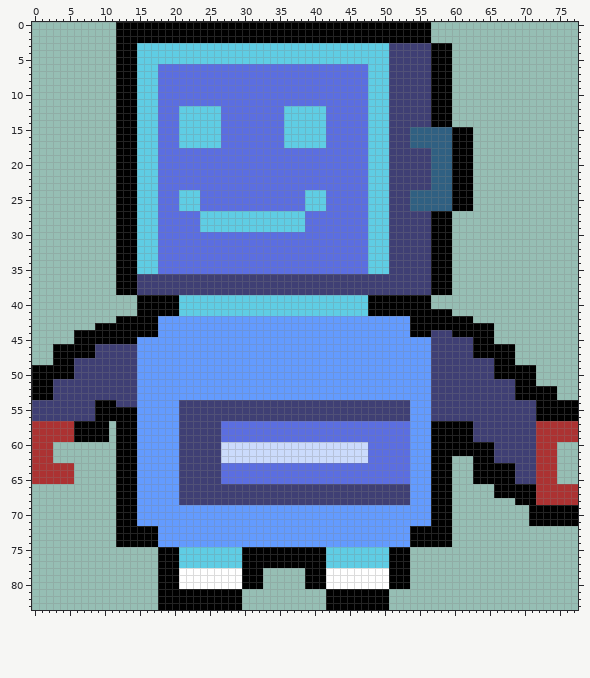
Two states of a pixel-art file, Game_Jam/Content/player.ase. Above, as it was before the edit.
78x84 pixels, 1 frame.
And afterwards:
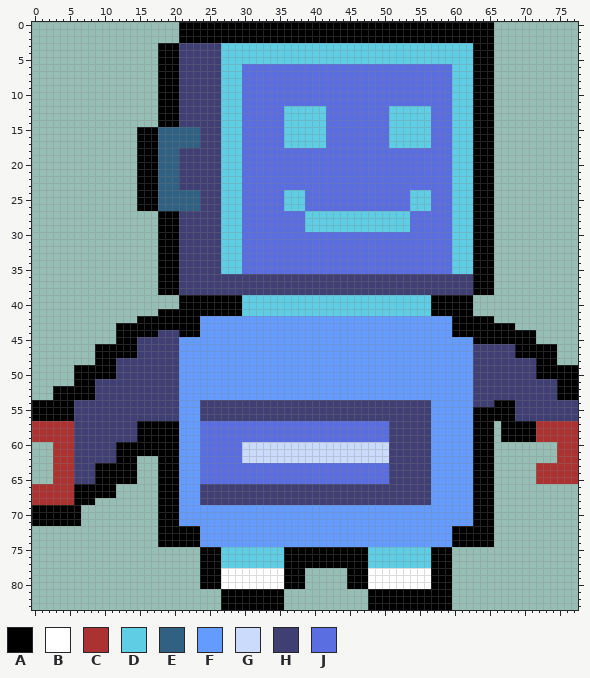
Palette (. is transparent): A #000000  B #ffffff  C #ac3232  D #5fcde4  E #306082  F #639bff  G #cbdbfc  H #3f3f74  J #5b6ee1
Change:
Changed rows in their new state; - is an unchanged pixel.
first column x 0:
 0 ------------.........------------------------------------AAAAAAAAA------------
 1 ------------.........------------------------------------AAAAAAAAA------------
 2 ------------.........------------------------------------AAAAAAAAA------------
 3 ------------......AAAHHHHHH------------------------DDDDDDDDDDDDAAA------------
 4 ------------......AAAHHHHHH------------------------DDDDDDDDDDDDAAA------------
 5 ------------......AAAHHHHHH------------------------DDDDDDDDDDDDAAA------------
 6 ------------......AAAHHHHHHDDD------------------JJJJJJJJJJJJDDDAAA------------
 7 ------------......AAAHHHHHHDDD------------------JJJJJJJJJJJJDDDAAA------------
 8 ------------......AAAHHHHHHDDD------------------JJJJJJJJJJJJDDDAAA------------
 9 ------------......AAAHHHHHHDDD------------------JJJJJJJJJJJJDDDAAA------------
10 ------------......AAAHHHHHHDDD------------------JJJJJJJJJJJJDDDAAA------------
11 ------------......AAAHHHHHHDDD------------------JJJJJJJJJJJJDDDAAA------------
12 ------------......AAAHHHHHHDDD------------------JJJDDDDDDJJJDDDAAA------------
13 ------------......AAAHHHHHHDDD------------------JJJDDDDDDJJJDDDAAA------------
14 ------------......AAAHHHHHHDDD------------------JJJDDDDDDJJJDDDAAA------------
15 ------------...AAAEEEEEEHHHDDD------------------JJJDDDDDDJJJDDDAAA------------
16 ------------...AAAEEEEEEHHHDDD------------------JJJDDDDDDJJJDDDAAA------------
17 ------------...AAAEEEEEEHHHDDD------------------JJJDDDDDDJJJDDDAAA------------
18 ------------...AAAEEEHHHHHHDDD------------------JJJJJJJJJJJJDDDAAA------------
19 ------------...AAAEEEHHHHHHDDD------------------JJJJJJJJJJJJDDDAAA------------
20 ------------...AAAEEEHHHHHHDDD------------------JJJJJJJJJJJJDDDAAA------------
21 ------------...AAAEEEHHHHHHDDD------------------JJJJJJJJJJJJDDDAAA------------
22 ------------...AAAEEEHHHHHHDDD------------------JJJJJJJJJJJJDDDAAA------------
23 ------------...AAAEEEHHHHHHDDD------------------JJJJJJJJJJJJDDDAAA------------
24 ------------...AAAEEEEEEHHHDDD------DDDJJJ------JJJJJJDDDJJJDDDAAA------------
25 ------------...AAAEEEEEEHHHDDD------DDDJJJ------JJJJJJDDDJJJDDDAAA------------
26 ------------...AAAEEEEEEHHHDDD------DDDJJJ------JJJJJJDDDJJJDDDAAA------------
27 ------------......AAAHHHHHH---JJJJJJJJJDDDDDDDDD---DDDJJJJJJDDDAAA------------
28 ------------......AAAHHHHHH---JJJJJJJJJDDDDDDDDD---DDDJJJJJJDDDAAA------------
29 ------------......AAAHHHHHH---JJJJJJJJJDDDDDDDDD---DDDJJJJJJDDDAAA------------
30 ------------......AAAHHHHHHDDD------------------JJJJJJJJJJJJDDDAAA------------
31 ------------......AAAHHHHHHDDD------------------JJJJJJJJJJJJDDDAAA------------
32 ------------......AAAHHHHHHDDD------------------JJJJJJJJJJJJDDDAAA------------
33 ------------......AAAHHHHHHDDD------------------JJJJJJJJJJJJDDDAAA------------
34 ------------......AAAHHHHHHDDD------------------JJJJJJJJJJJJDDDAAA------------
35 ------------......AAAHHHHHHDDD------------------JJJJJJJJJJJJDDDAAA------------
36 ------------......AAA------------------------------------HHHHHHAAA------------
37 ------------......AAA------------------------------------HHHHHHAAA------------
38 ------------......AAA------------------------------------HHHHHHAAA------------
39 ---------------......AAAAAAAAA------------------DDDDDDDDDAAAAAA---------------
40 ---------------......AAAAAAAAA------------------DDDDDDDDDAAAAAA---------------
41 ---------------...---AAAAAAAAA------------------DDDDDDDDD---AAA---------------
42 ------------...---AAAAAA------------------------------FFFFFF---AAA------------
43 ---------...------AAAAAA------------------------------FFFFFF------AAA---------
44 ------......------HHHAAA------------------------------FFFFFF------AAAAAA------
45 ------......---HHHHHH------------------------------------FFFFFF---AAAAAA------
46 ---......AAAAAAHHHHHH------------------------------------FFFFFFHHHHHHAAAAAA---
47 ---......AAAAAAHHHHHH------------------------------------FFFFFFHHHHHHAAAAAA---
48 ---......AAA---HHHHHH------------------------------------FFFFFF---HHHHHHAAA---
49 ......AAAAAA---HHHHHH------------------------------------FFFFFF---HHHHHHAAAAAA
50 ......AAAAAA---HHHHHH------------------------------------FFFFFF---HHHHHHAAAAAA
51 ......AAA------HHHHHH------------------------------------FFFFFF------HHHHHHAAA
52 ...AAAAAA------HHHHHH------------------------------------FFFFFF------HHHHHHAAA
53 ...AAAAAA------HHHHHH------------------------------------FFFFFF------HHHHHHAAA
54 AAAAAA---HHH---HHHHHHFFF------------------------------HHHFFFFFF---AAA---HHHHHH
55 AAAAAA---HHHHHHHHHHHHFFF------------------------------HHHFFFFFFAAAAAA---HHHHHH
56 AAAAAA---HHHHHHHHHHHHFFF------------------------------HHHFFFFFFAAAAAA---HHHHHH
57 ------HHHHHHHHHAAAAAAFFFJJJ------------------------HHHHHHFFFFFFAAA.AAAAA------
58 ------HHHHHHHHHAAAAAAFFFJJJ------------------------HHHHHHFFFFFFAAA.AAAAA------
59 ------HHHHHHHHHAAAAAAFFFJJJ------------------------HHHHHHFFFFFFAAA.AAAAA------
60 ...CCCHHHHHH---AAAAAAFFFJJJJJJ------------------GGGHHHHHHFFFFFF---.........CCC
61 ...CCCHHHHHH---AAAAAAFFFJJJJJJ------------------GGGHHHHHHFFFFFF---.........CCC
62 ...CCCHHHHHH---...AAAFFFJJJJJJ------------------GGGHHHHHHFFFFFF---.........CCC
63 ...---HHHAAA---...AAAFFFJJJ------------------------HHHHHHFFFFFF---......---CCC
64 ...---HHHAAA---...AAAFFFJJJ------------------------HHHHHHFFFFFF---......---CCC
65 ...---HHHAAA---...AAAFFFJJJ------------------------HHHHHHFFFFFF---......---CCC
66 CCCCCCAAAAAA......AAAFFF------------------------------HHHFFFFFFAAA............
67 CCCCCCAAAAAA......AAAFFF------------------------------HHHFFFFFFAAA............
68 CCCCCCAAA---......AAAFFF------------------------------HHHFFFFFFAAA---.........
69 AAAAAAA-----......AAA------------------------------------FFFFFFAAA-----.......
70 AAAAAAA-----......AAA------------------------------------FFFFFFAAA-----.......
71 AAAAAAA-----......AAA------------------------------------FFFFFFAAA-----.......
72 ------------......AAAAAA------------------------------FFFFFFAAAAAA------------
73 ------------......AAAAAA------------------------------FFFFFFAAAAAA------------
74 ------------......AAAAAA------------------------------FFFFFFAAAAAA------------
75 ------------------......AAA---DDDDDD------AAAAAA---DDDDDDAAA------------------
76 ------------------......AAA---DDDDDD------AAAAAA---DDDDDDAAA------------------
77 ------------------......AAA---DDDDDD------AAAAAA---DDDDDDAAA------------------
78 ------------------......AAA---BBBBBBAAA......AAA---BBBBBBAAA------------------
79 ------------------......AAA---BBBBBBAAA......AAA---BBBBBBAAA------------------
80 ------------------......AAA---BBBBBBAAA......AAA---BBBBBBAAA------------------
81 ------------------.........---AAAAAA------......---AAAAAAAAA------------------
82 ------------------.........---AAAAAA------......---AAAAAAAAA------------------
83 ------------------.........---AAAAAA------......---AAAAAAAAA------------------
